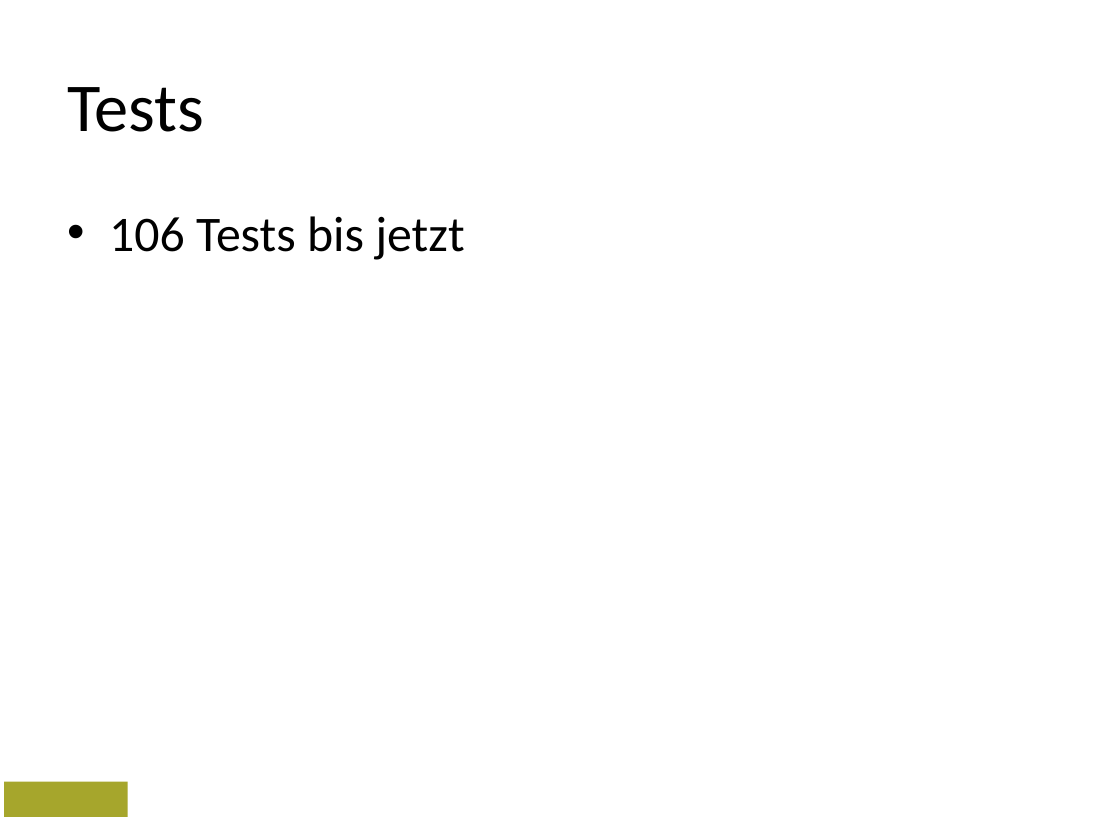
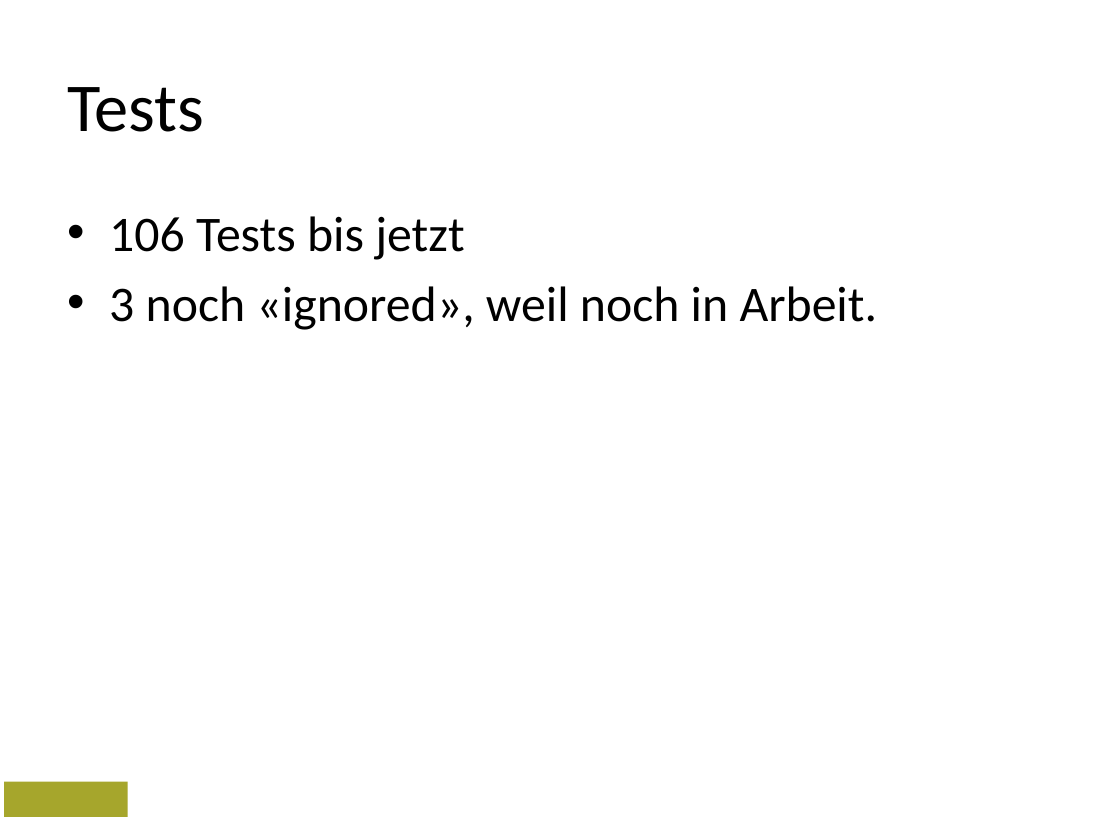
Before and after one commit to hsrdnguyen/PSIT2, a slide deck: slide 8 of documents/00_Sitzungen/Meilenstein_3/Meilenstein_3.pptx. Drawn at 1120x840 pixels with LibreOffice and Linux fonts; fonts in the diff are those of the drawing; background and template pictures are left out. Boxes give left, top, right and bottom in pixels: in the first picture for what was removed or moved away, otherwise in the second. Text is boxed around its words. In the diff, an @@ line names an element or a change of style, - is before the commit and + after.

```diff
--- a/documents/00_Sitzungen/Meilenstein_3/Meilenstein_3.pptx
+++ b/documents/00_Sitzungen/Meilenstein_3/Meilenstein_3.pptx
@@ text at box(109, 286, 878, 330): paragraph added @@
+• 3 noch «ignored», weil noch in Arbeit.
```
Also in this commit, not shown: 2 other slides changed, 2 other files.
